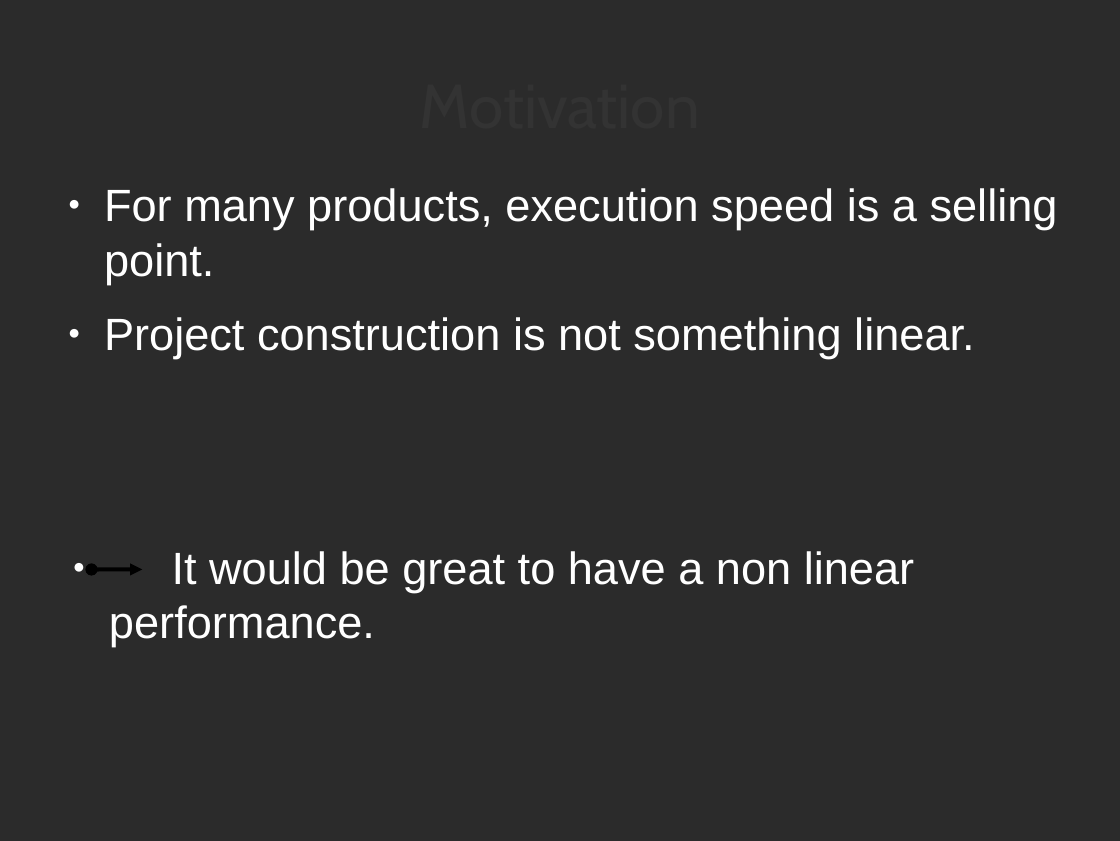
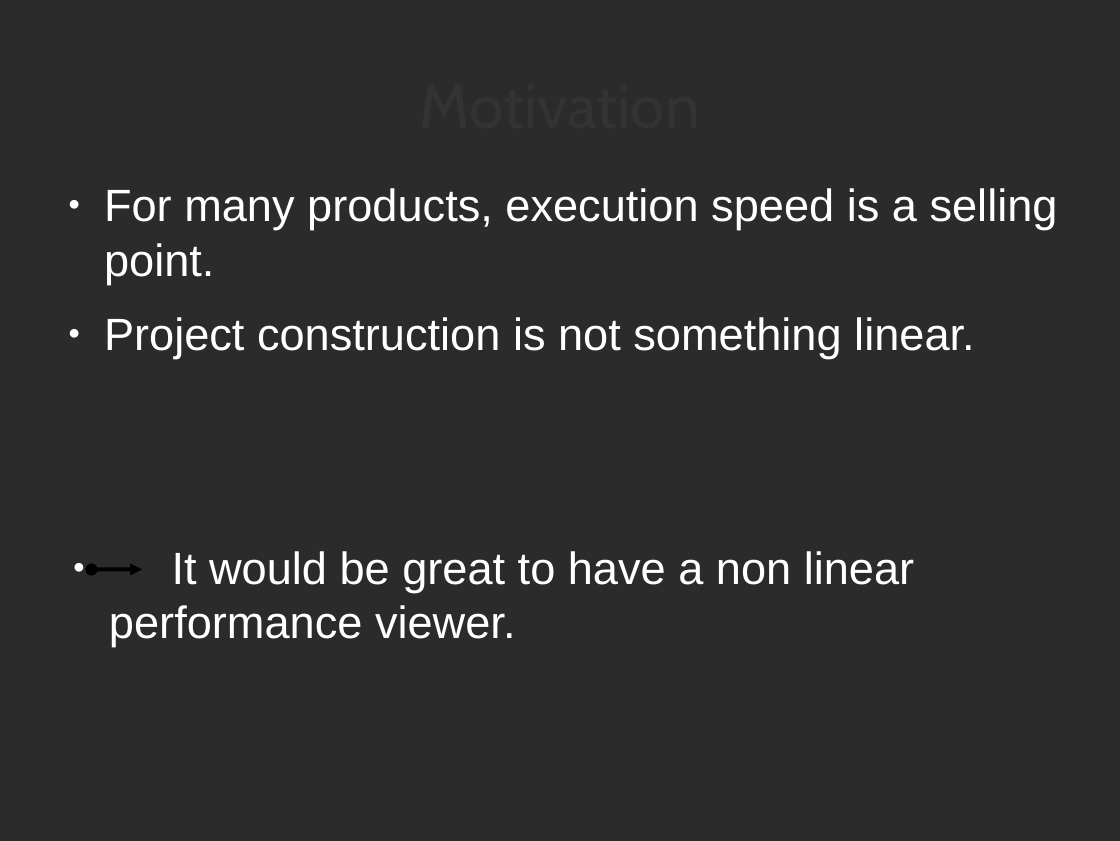
Before and after one commit to ThibaultUrien/SemesterProject, a slide deck: slide 3 of presentation.odp (slide 2 before the commit). Drawn at 1120x841 pixels with LibreOffice and Linux fonts; fonts in the diff are those of the drawing; background and template pictures are left out; a plain dark background stands for a picture behind light text. Boxes give left, top, right and bottom in pixels: in the first picture for what was removed or moved away, otherwise in the second. Text is boxed around its words. In the diff, an @@ line names an element or a change of style, - is before the commit and + after.

```diff
--- a/presentation.odp
+++ b/presentation.odp
@@ text at [109,551,914,646]: text changed @@
-● It would be great to have a non linear performance.
+● It would be great to have a non linear performance viewer.
```
Also in this commit, not shown: 3 other slides changed, 3 other files.
